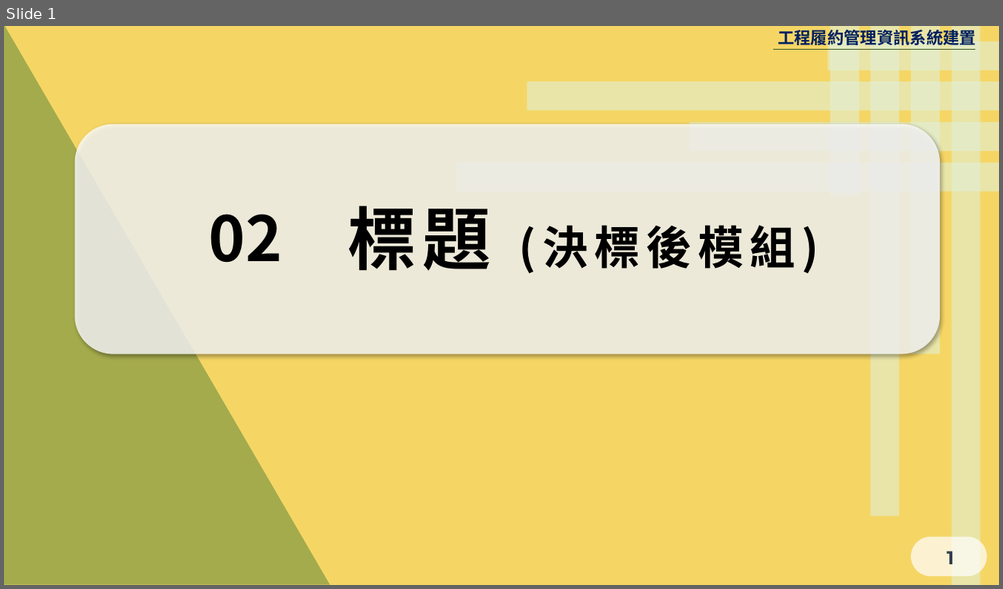
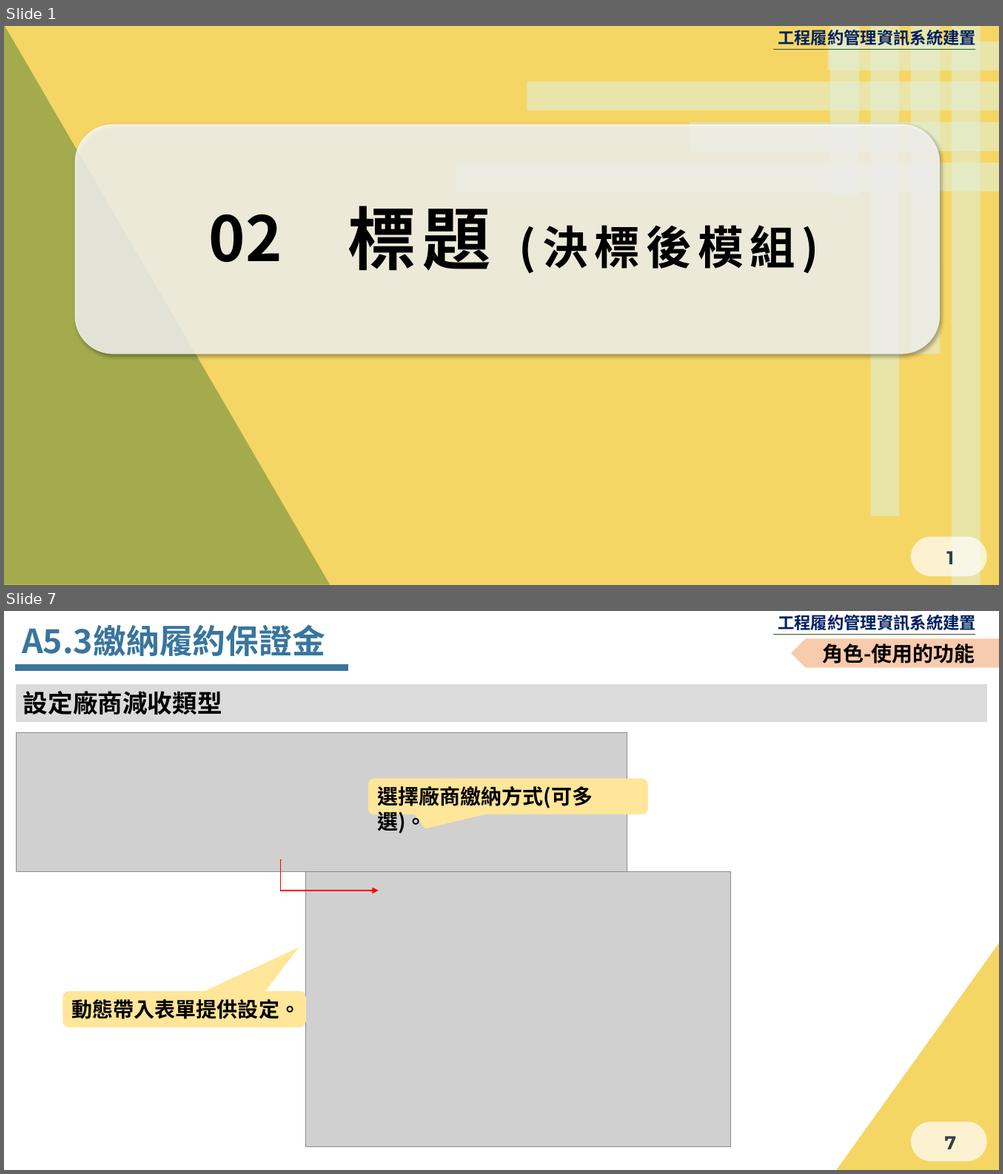
Before and after one commit to Menigo/SunriseDocument, a slide deck: 決標後.pptx. Shown one above the other, each under a label of ours: slide 1 before the commit, slides 1 and 7 after it; the slides between them are not shown. The pictures are 1003x589 and 1003x1174 pixels, drawn with LibreOffice and Linux fonts; fonts in the diff are those of the drawing; grey boxes stand for pictures; background and template pictures are left out. Boxes give left, top, right and bottom in pixels: in the first picture for what was removed or moved away, otherwise in the second. Text is boxed around its words. In the diff, an @@ line names an element or a change of style, - is before the commit and + after.

```diff
--- a/決標後.pptx
+++ b/決標後.pptx
@@ slide 7 added at [4,611,999,1170], background #F5D665; not listed: 4 template elements that a slide beside it also shows @@
@@ freeform shape added at [4,611,791,1170], fill #FFC82D at 60% opacity @@
@@ right triangle added at [4,611,330,1066], fill #F2B300 at 40% opacity @@
@@ snip rect added at [4,611,999,1170], fill #FFFFFF @@
@@ text added at [22,624,325,656], 32 pt, text #39759D, bold @@
+A5.3繳納履約保證金
@@ pentagon arrow added at [791,638,999,668], fill #F8CBAD, 20 pt, text #000000, bold @@
+角色-使用的功能
@@ line added from (15, 668) to (348, 668), #39759D 6 pt @@
@@ rectangle added at [16,684,987,721], fill #DBDBDB, 24 pt, text #000000, bold @@
+設定廠商減收類型
@@ picture added at [16,733,627,872] @@
@@ rounded speech box added at [368,779,648,815], fill #FFE699, 20 pt, text #000000, bold @@
+選擇廠商繳納方式(可多選)。
@@ elbow arrow added from (281, 860) to (378, 891), #FF0000 1 pt @@
@@ picture added at [306,872,731,1147] @@
@@ right triangle added at [834,942,999,1170], fill #F5D665 @@
@@ rounded speech box added at [63,991,306,1028], fill #FFE699, 20 pt, text #000000, bold @@
+動態帶入表單提供設定。
```
Also in this commit, not shown: 3 slides changed, 14 other slides added.
